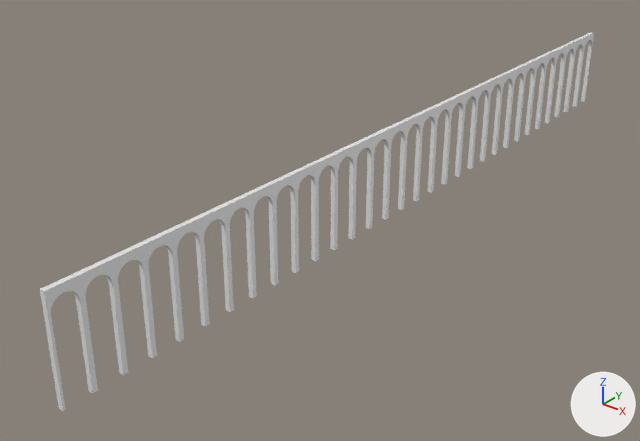
Renders of the Blender file assets/models/arch.blend from each side of a commit.
Rendered twice from a camera (50 mm lens) standing at (1544.0, -2433.0, 1324.0) and looking at (-190.0, -266.0, -20.0). Lighting does not change. The marker at lower right points along +X, +Y and +Z. The picture after the commit comes second.

The older version as bpy lines, for what is in view:
```python
me_cube = bpy.data.meshes.new('Cube')
me_cube.from_pydata(...)  # 54 vertices, 29 faces; spans x -1.0..1.0, y -1.0..1.0, z -1.0..3.1
me_cube.materials.append(mat_material)  # white #e7e7e7
ob_cube = bpy.data.objects.new('Cube', me_cube)
ob_cube.location = (0.0, 0.0, 80.0)
ob_cube.scale = (8.0, 48.0, 80.0)
_m = ob_cube.modifiers.new('Array', 'ARRAY')
_m.count = 16
_m.constant_offset_displace = (1.0, -2.33, 0.0)
_m.relative_offset_displace = (0.0, 1.0, 0.0)
_m = ob_cube.modifiers.new('Mirror', 'MIRROR')
_m.use_axis = (False, True, False)
_m.use_bisect_axis = (False, True, False)
```
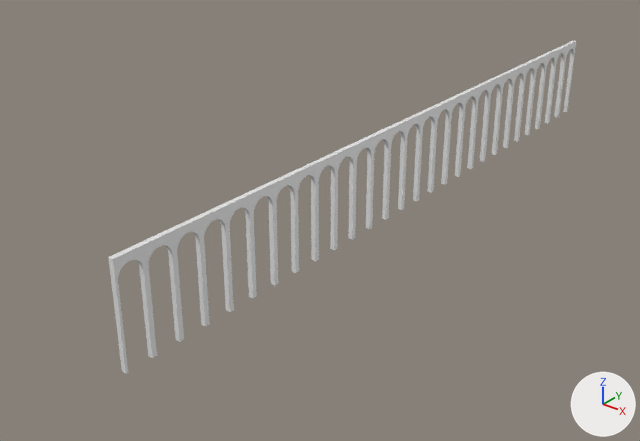
Boxes [x1, y1, x2, y2] around the edits, measured in the pictures (640 x 441 px):
'Cube', modifiers changed (15% narrower, 12% shorter)
    before: [40, 32, 594, 411]
    after: [108, 41, 576, 374]

The edits, one by one:
Object 'Cube' (ob_cube) has a ARRAY modifier named 'Array'.
On modifier 'Array' of object 'Cube' (ob_cube), count goes from 16 to 14.
